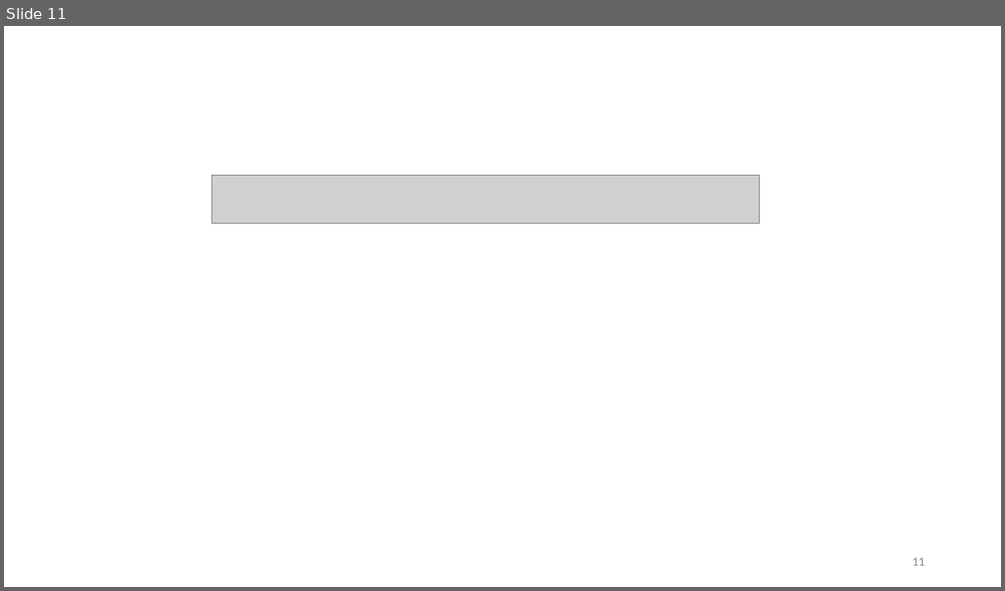
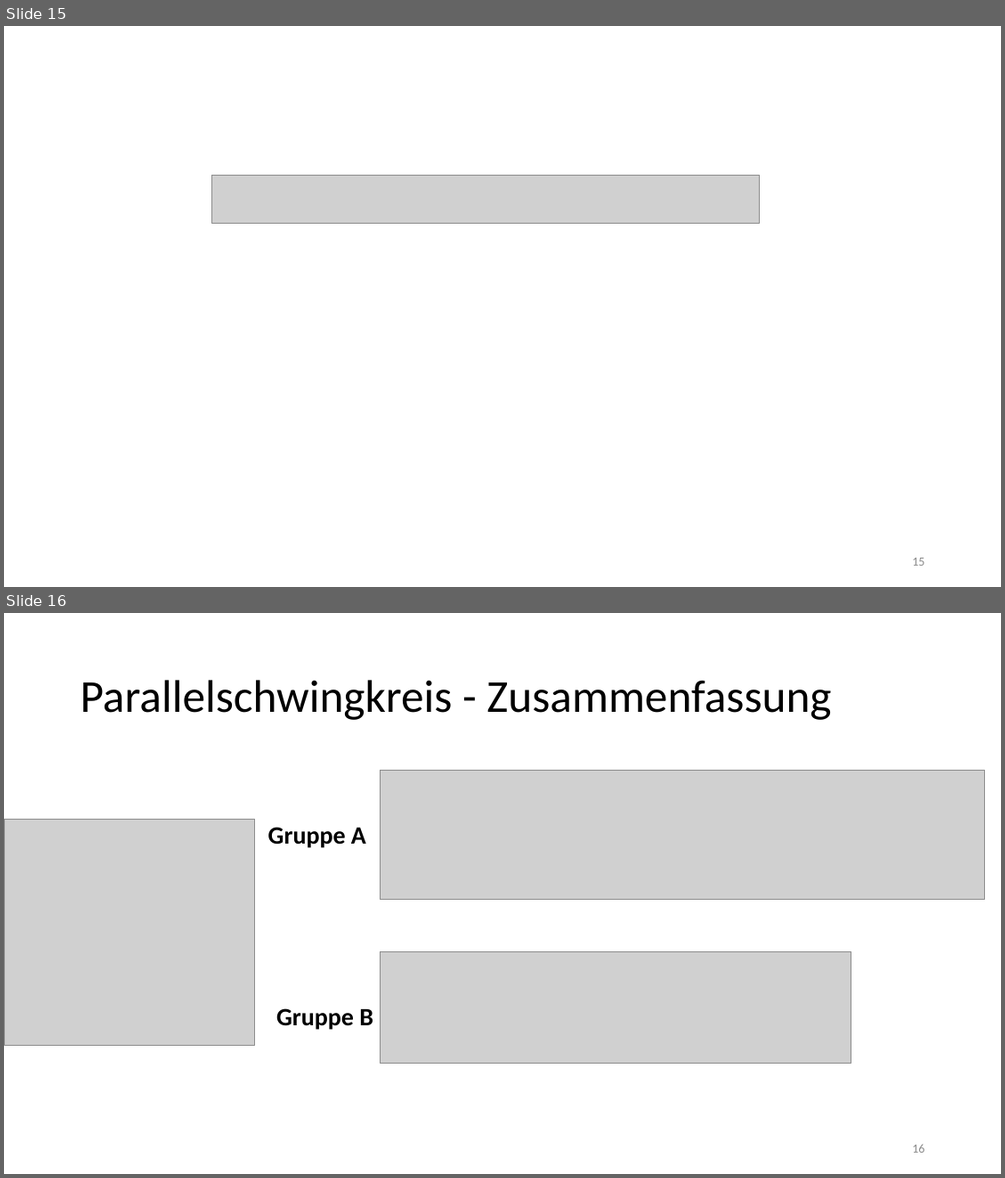
Before and after one commit to thewhitecat/grundpraktikum1, a slide deck: grundpraktikum2/E-Lehre/E-Lehre.pptx. Shown one above the other, each under a label of ours: slide 11 before the commit, slides 15 and 16 after it. The pictures are 1005x591 and 1005x1178 pixels, drawn with LibreOffice and Linux fonts; fonts in the diff are those of the drawing; grey boxes stand for pictures. Boxes give left, top, right and bottom in pixels: in the first picture for what was removed or moved away, otherwise in the second. Text is boxed around its words. In the diff, an @@ line names an element or a change of style, - is before the commit and + after.

```diff
--- a/grundpraktikum2/E-Lehre/E-Lehre.pptx
+++ b/grundpraktikum2/E-Lehre/E-Lehre.pptx
@@ slide 16 added at <box>4,613,1001,1174</box>, background #FFFFFF @@
@@ title added at <box>81,680,831,720</box>, 44 pt, text #000000 @@
+Parallelschwingkreis - Zusammenfassung
@@ picture added at <box>380,770,985,900</box> @@
@@ picture added at <box>4,819,255,1045</box> @@
@@ text added at <box>268,827,366,848</box>, 24 pt, text #000000, bold @@
+Gruppe A
@@ picture added at <box>380,951,851,1062</box> @@
@@ text added at <box>276,1008,373,1030</box>, 24 pt, text #000000, bold @@
+Gruppe B
@@ page number added at <box>912,1144,924,1152</box>, 12 pt, text #8C8C8C @@
+16
@@ what was slide 11 is now slide 15 @@
@@ page number at <box>912,557,924,565</box>: text changed @@
-11
+15
```
Also in this commit, not shown: 7 other slides added.
